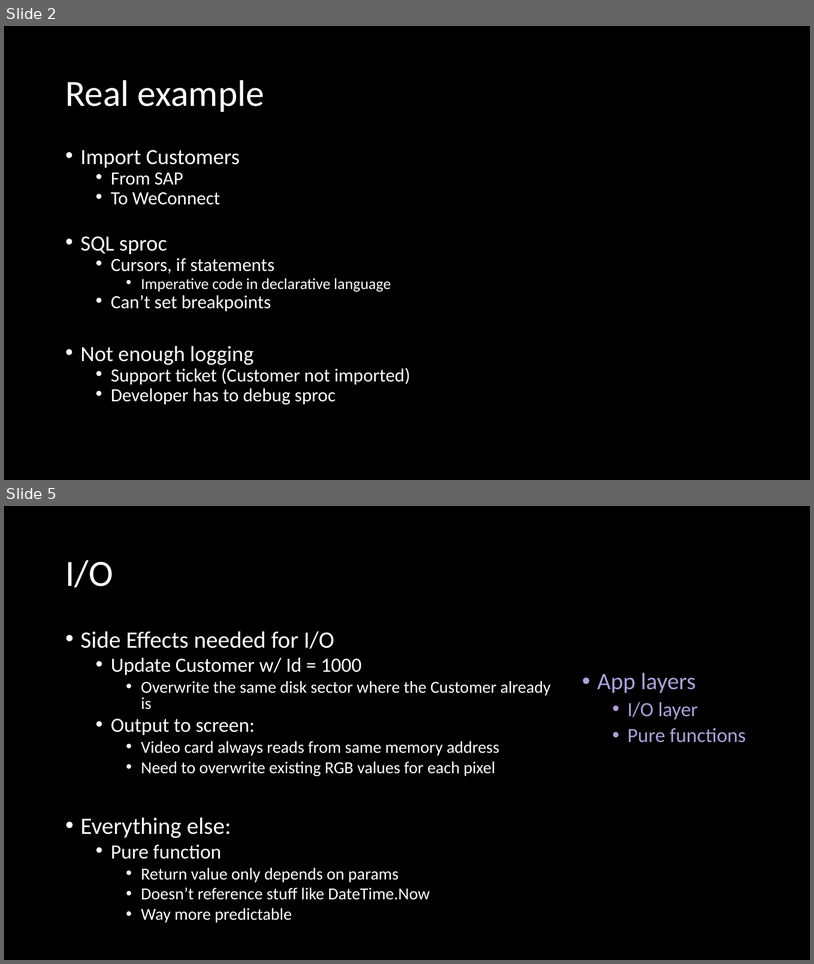
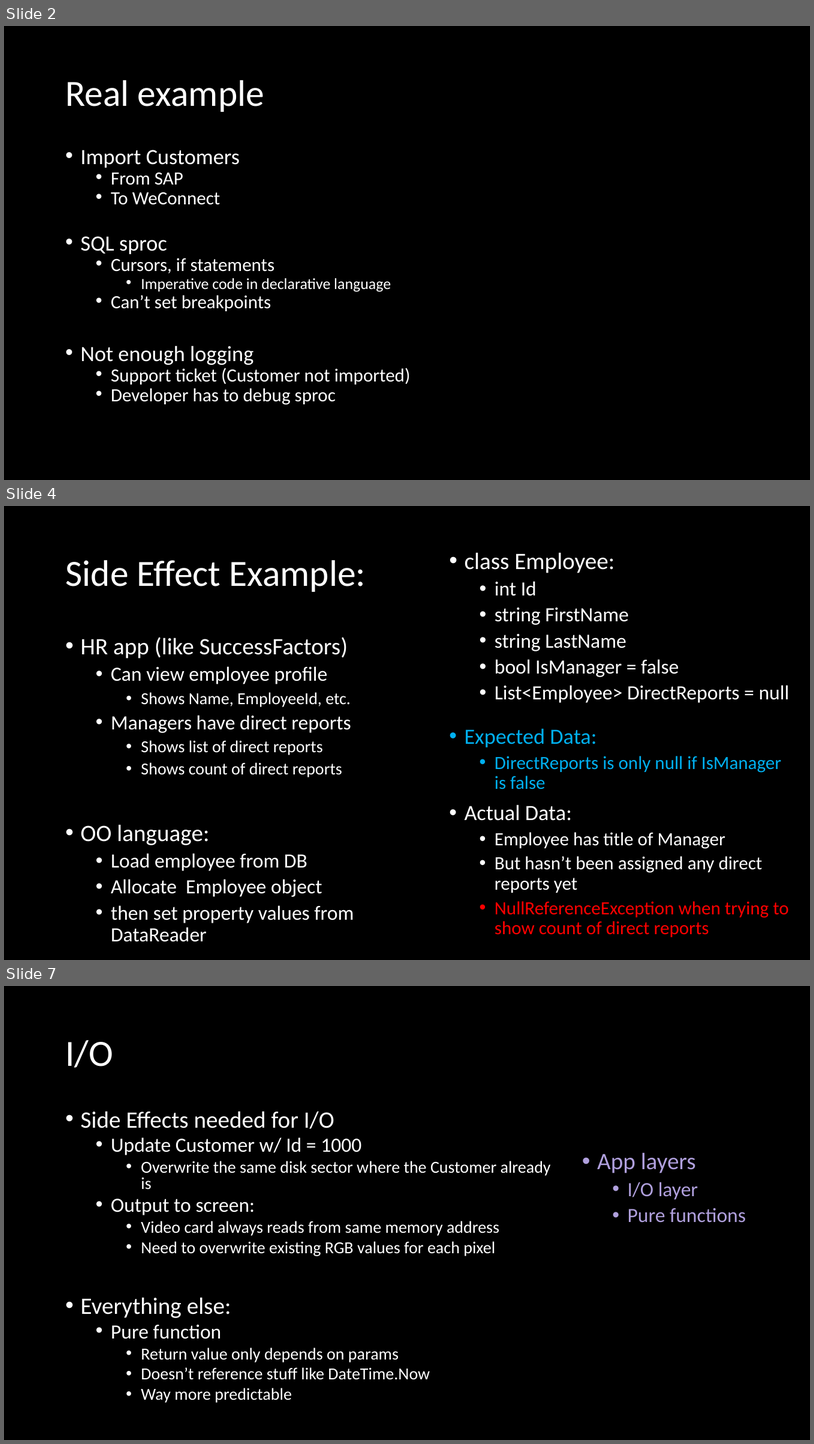
Before and after one commit to jaydpather/FSharpETLDemo, a slide deck: presentations/FSharpETLDemo.pptx. Shown one above the other, each under a label of ours: slides 2 and 5 before the commit, slides 2, 4 and 7 after it; the slides between them are not shown. The pictures are 814x964 and 814x1444 pixels, drawn with LibreOffice and Linux fonts; fonts in the diff are those of the drawing. Boxes give left, top, right and bottom in pixels: in the first picture for what was removed or moved away, otherwise in the second. Text is boxed around its words. In the diff, an @@ line names an element or a change of style, - is before the commit and + after.

Commit message:
UTs for LoadCustomer

```diff
--- a/presentations/FSharpETLDemo.pptx
+++ b/presentations/FSharpETLDemo.pptx
@@ slide 4 added at (x1=4, y1=506, x2=810, y2=960), background #000000 @@
@@ text added at (x1=465, y1=552, x2=790, y2=703), 24 pt, text #FFFFFF @@
+• class Employee:
+  • int Id
+  • string FirstName
+  • string LastName
+  • bool IsManager = false
+  • List<Employee> DirectReports = null
@@ title added at (x1=65, y1=560, x2=366, y2=592), 44 pt, text #FFFFFF @@
+Side Effect Example:
@@ text added at (x1=81, y1=637, x2=354, y2=942), 24 pt, text #FFFFFF @@
+• HR app (like SuccessFactors)
+  • Can view employee profile
+    • Shows Name, EmployeeId, etc.
+  • Managers have direct reports
+    • Shows list of direct reports
+    • Shows count of direct reports
+• OO language:
+  • Load employee from DB
+  • Allocate Employee object
+  • then set property values from DataReader
@@ text added at (x1=465, y1=728, x2=789, y2=937), 22.2 pt, text #FFFFFF @@
+• Expected Data:
+  • DirectReports is only null if IsManager is false
+• Actual Data:
+  • Employee has title of Manager
+  • But hasn’t been assigned any direct reports yet
+  • NullReferenceException when trying to show count of direct reports
@@ what was slide 5 is now slide 7 @@
```
Also in this commit, not shown: 2 slides changed, 3 other slides added, 3 other files.
